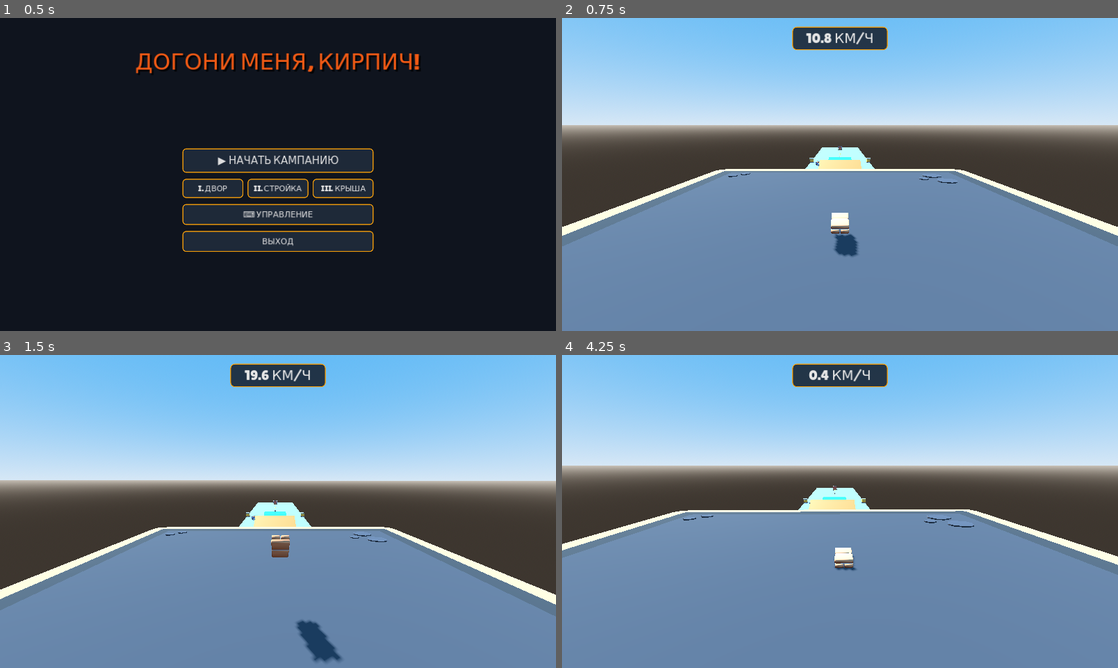
Above: before the commit, frames 1-4 (two rows, left to right).
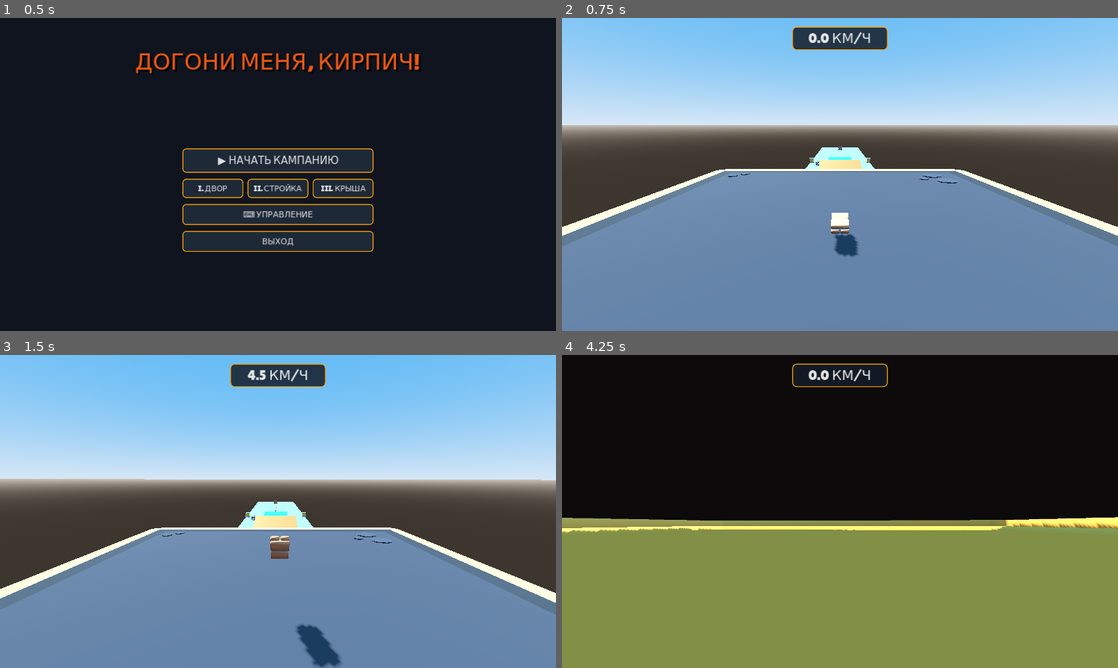
Above: after the commit, the same moments.

Repository: coca-in-a-cola/kirpych
Game: Godot game, scene res://src/ui/main_menu.tscn
Two runs of this game, one before a commit and one after it. Both use one fixed random seed, a clock stepped at 60 frames per second and the inputs below.
Inputs (mouse positions are in pixels of both pictures, inside the frame that each line leads up to):
- Up to frame 1 (0.5 s): no input
- Up to frame 2 (0.75 s): click "▶ НАЧАТЬ КАМПАНИЮ" at 0.5 s
- Up to frame 3 (1.5 s): move the mouse to (400, 495) at 1.27 s; hold D (move_right) from 1.28 s (still down); hold Space (jump) from 1.28 s (still down); click (400, 495) at 1.42 s
- Up to frame 4 (4.25 s): release D (move_right) at 2 s; release Space (jump) at 2 s; drag from (728, 527) to (812, 574) at 2.02 s; move the mouse to (895, 442) at 2.77 s; hold D (move_right) 2.78-3.5 s; hold Space (jump) 2.78-3.5 s; drag from (812, 574) to (673, 464) at 3.52 s

Frame 1 is identical in both runs. In frame 2, 0.3% of the frame differs, in the area x 43-56%, y 4-9%; in frame 3, 2.1%; in frame 4, 100%, in the area x 0-100%, y 0-100%.

Commit message:
fix(controller): eliminate illegal speed gain from carving/renormalization, enforce GDD weak-input physics
brick.gd (GDD 0.4 section 4: input is a weak force, slopes/mechanisms are the speed source,
velocity is never renormalised):
- Remove velocity renormalisation and the 1.5x lateral drift boost. Lateral input now only
  rotates the existing horizontal velocity (magnitude preserved, angle = atan2(a*dt, v)), so
  carving redirects momentum and friction bleeds it; it can never add kinetic energy.
- Self-propulsion thrust fades linearly to zero at self_propel_max_speed (9 m/s) along the
  heading; braking keeps full force. Same force on ground and in air (GDD 3.3).
- Ground friction is speed-dependent: mu * (1 + v / friction_speed_ref), scaled by the
  surface coefficient (awnings stay slick) and the existing downhill glide factor. Pure
  drag strong enough to cap WASD at ~22 km/h would also cap slopes, hence the thrust fade.
- Slope pull is real projected gravity g*sin(angle); slope_accel_factor (1.8x) removed.
- Stability clamp limits the horizontal vector length (was per-axis: 56.3 m/s diagonal leak).
- get_speed_kmh() reports horizontal X/Z speed only (falling no longer spikes the HUD).
- ground_friction export is now actually used to seed current_friction.

controller_probe.gd: add hold-W profile, carve monotonicity, slalom, bunny-hop, diagonal
clamp, falling speedometer, coyote/jump-buffer timing and 20-degree slope checks.

Probe before -> after: hold W 8 s 144.0 -> 21.3 km/h (plateau 21.3 from 7 s); carve D 3 s
19.91 -> 24.46 m/s became 19.81 -> 10.00 (0 frames with speed gain); diagonal clamp
56.3 -> 39.7 m/s; falling speedo 93.8 -> 10.6 km/h; jump apex 2.08 m / air 0.97 s,
coyote 0.10 s fires / 0.20 s does not, jump buffer 0.08 s fires / 0.25 s does not: unchanged.

Verified via godot-xvfb --headless: tests/test_brick_physics.gd, test_level_02.gd,
test_level_03.gd, test_campaign_flow.gd all exit 0, all green, no assertions changed.

Task: t_kp_13

Co-authored-by: Tyler <tyler@agents.mice.zone>
Co-authored-by: Дмитрий Дронов <coca-in-a-cola@protonmail.com>

Diff:
--- a/src/entities/brick/brick.gd
+++ b/src/entities/brick/brick.gd
@@ -1,24 +1,29 @@
 class_name BrickController
 extends CharacterBody3D
 
-## Living Brick controller implementing inertia, sliding, jump flip, and speed metrics per GDD 0.4
+## Living Brick controller implementing inertia, sliding, jump flip, and speed metrics per GDD 0.4.
+## GDD 4: player input is a WEAK force that never sets speed; gravity along slopes and mechanisms
+## (tires, conveyors, lifts) are the primary speed source. Velocity is never renormalised.
 signal speed_changed(speed_kmh: float)
 signal jumped()
 signal bounced()
 signal landed(impact_velocity: float)
 
-@export var control_accel: float = 8.5          ## Weak steering acceleration (GDD: input doesn't set speed)
-@export var ground_friction: float = 1.8         ## Low sliding friction on flat surfaces
+@export var control_accel: float = 7.0          ## Peak self-propulsion force at rest (m/s^2), identical on ground and in air (GDD 3.3)
+@export var self_propel_max_speed: float = 9.0  ## Input thrust fades linearly to zero at this speed along the input direction (m/s)
+@export var ground_friction: float = 1.8         ## Base sliding friction (m/s^2) of a standard surface at rest
+@export var friction_speed_ref: float = 18.0     ## Speed (m/s) at which sliding friction doubles: f = mu * (1 + v / ref)
 @export var air_drag: float = 0.15              ## Minimal air drag (GDD: equal air control, no artificial penalty)
 @export var gravity: float = 18.0               ## Crisp world gravity
 @export var jump_impulse: float = 8.5           ## Instant vertical impulse
-@export var max_safe_speed: float = 40.0        ## Safety clamping speed (m/s) ~ 144 km/h
+@export var max_safe_speed: float = 40.0        ## Simulation-stability limit on |horizontal velocity| and |vertical velocity| (m/s) ~ 144 km/h
 
 ## Ghostrunner / Surf standard responsive tuning
 @export var coyote_time: float = 0.15           ## 0.15s window after leaving floor where jump still triggers
 @export var jump_buffer_time: float = 0.12      ## 0.12s window before landing where pressing jump buffers input
-@export var slope_accel_factor: float = 1.8     ## Gravitational acceleration multiplier along slopes
-@export var drift_responsiveness: float = 1.5   ## Lateral drift carving factor at high speeds
+
+## Below this horizontal speed input is applied as a plain vector force (no heading to steer yet)
+const STEER_MIN_SPEED: float = 0.5
 
 @onready var visual_root: Node3D = $VisualRoot
 @onready var input_controller: InputController = $InputController
@@ -41,6 +46,7 @@
 	floor_snap_length = 0.35
 	floor_constant_speed = false
 	floor_max_angle = deg_to_rad(65.0)
+	current_friction = ground_friction
 
 func _physics_process(delta: float) -> void:
 	var on_floor: bool = is_on_floor()
@@ -58,52 +64,28 @@
 	was_on_floor_last_frame = on_floor
 	previous_vertical_speed = velocity.y
 
-	# 2. Gravity & Slope acceleration
+	# 2. Gravity & slope acceleration
 	if not on_floor:
 		velocity.y -= gravity * delta
 	else:
-		# Smooth slope acceleration down inclines
+		# Real projected gravity: the component of g along the floor plane is g * sin(angle).
 		var floor_normal: Vector3 = get_floor_normal()
 		var slope_angle: float = floor_normal.angle_to(Vector3.UP)
 		if slope_angle > 0.04:
 			var slope_dir: Vector3 = Vector3.DOWN.slide(floor_normal).normalized()
-			var slope_pull: float = gravity * sin(slope_angle) * slope_accel_factor
-			velocity += slope_dir * slope_pull * delta
-
-	# 3. Camera-relative input steering with lateral drift
+			velocity += slope_dir * (gravity * sin(slope_angle)) * delta
+
+	# 3. Camera-relative weak input force
 	var cam: Camera3D = get_viewport().get_camera_3d() if get_viewport() else null
 	var cam_basis: Basis = cam.global_transform.basis if cam else Basis.IDENTITY
 	var steer_dir: Vector3 = Vector3.ZERO
 	if input_controller:
 		steer_dir = input_controller.get_movement_vector(cam_basis)
 
-	var horiz_vel: Vector2 = Vector2(velocity.x, velocity.z)
-	var speed: float = horiz_vel.length()
-
 	if steer_dir.length_squared() > 0.001:
-		var desired_steer_2d: Vector2 = Vector2(steer_dir.x, steer_dir.z).normalized()
-		if speed > 2.0:
-			# Lateral drift: steering deflects velocity smoothly without snapping
-			var current_heading: Vector2 = horiz_vel.normalized()
-			var lateral_normal: Vector2 = Vector2(-current_heading.y, current_heading.x)
-			var lateral_input: float = desired_steer_2d.dot(lateral_normal)
-			var forward_input: float = desired_steer_2d.dot(current_heading)
-
-			var drift_force: Vector2 = lateral_normal * (lateral_input * control_accel * drift_responsiveness * delta)
-			var throttle_force: Vector2 = current_heading * (forward_input * control_accel * delta)
-			horiz_vel += drift_force + throttle_force
-
-			# Surf standard: maintain momentum while drifting / carving
-			if forward_input >= -0.1 and horiz_vel.length() < speed:
-				horiz_vel = horiz_vel.normalized() * speed
-
-			velocity.x = horiz_vel.x
-			velocity.z = horiz_vel.y
-		else:
-			velocity.x += steer_dir.x * control_accel * delta
-			velocity.z += steer_dir.z * control_accel * delta
-
-	# 4. Surface Friction
+		_apply_input_force(Vector2(steer_dir.x, steer_dir.z).normalized(), delta)
+
+	# 4. Surface friction (speed-dependent) / air drag
 	if on_floor:
 		var h_vel: Vector2 = Vector2(velocity.x, velocity.z)
 		var spd: float = h_vel.length()
@@ -117,14 +99,17 @@
 				# Reduce drag when sliding downhill for surf glide
 				eff_friction = lerp(current_friction, current_friction * 0.15, downslope_dot)
 
-			var decel: float = eff_friction * delta
+			# Friction grows with speed so flat ground has a natural low equilibrium for self-propulsion
+			# and long flat coasts bleed off; it scales with the surface coefficient (awnings stay slick).
+			var decel: float = eff_friction * (1.0 + spd / friction_speed_ref) * delta
 			h_vel = h_vel.move_toward(Vector2.ZERO, decel)
 			velocity.x = h_vel.x
 			velocity.z = h_vel.y
 	else:
-		# Minimal air resistance
-		velocity.x = move_toward(velocity.x, 0.0, air_drag * delta)
-		velocity.z = move_toward(velocity.z, 0.0, air_drag * delta)
+		# Minimal air resistance, applied to the horizontal vector (not per axis)
+		var a_vel: Vector2 = Vector2(velocity.x, velocity.z).move_toward(Vector2.ZERO, air_drag * delta)
+		velocity.x = a_vel.x
+		velocity.z = a_vel.y
 
 	# 5. Jump Handling with Jump Buffer & Coyote Time
 	if input_controller and input_controller.consume_jump():
@@ -142,7 +127,7 @@
 			audio_jump.play()
 		jumped.emit()
 
-	# 6. External Boosts (from bouncy tires / mechanisms)
+	# 6. External Boosts (from bouncy tires / mechanisms) — primary speed source, not input-limited
 	if external_boost != Vector3.ZERO:
 		velocity += external_boost
 		external_boost = Vector3.ZERO
@@ -150,9 +135,9 @@
 			audio_bounce.play()
 		bounced.emit()
 
-	# Clamping for simulation stability
-	velocity = velocity.clamp(Vector3(-max_safe_speed, -max_safe_speed, -max_safe_speed),
-							  Vector3(max_safe_speed, max_safe_speed, max_safe_speed))
+	# Simulation-stability clamp: limit the horizontal VECTOR length (no diagonal leak), vertical separately.
+	var horiz: Vector2 = Vector2(velocity.x, velocity.z).limit_length(max_safe_speed)
+	velocity = Vector3(horiz.x, clampf(velocity.y, -max_safe_speed, max_safe_speed), horiz.y)
 
 	move_and_slide()
 
@@ -171,6 +156,45 @@
 	# 8. Speedometer report
 	speed_changed.emit(get_speed_kmh())
 
+## Applies the weak control force (same on ground and in air, GDD 3.3).
+## - Thrust along the current heading fades to zero at self_propel_max_speed: input alone cannot
+##   push the brick fast; slopes and mechanisms can, because their acceleration is not faded.
+## - Braking (input against the heading) always gets the full force.
+## - The lateral component only ROTATES the existing velocity (magnitude preserved) by the angle
+##   the same force would deflect it, so carving redirects momentum and never adds kinetic energy.
+##   Turning gets slower at high speed purely from inertia (angle ~ a*dt / v), per the GDD
+##   acceptance rule "harder to turn at speed because of inertia, not artificial control cuts".
+func _apply_input_force(wish: Vector2, delta: float) -> void:
+	var horiz_vel: Vector2 = Vector2(velocity.x, velocity.z)
+	var speed: float = horiz_vel.length()
+	var dv: float = control_accel * delta
+
+	if speed < STEER_MIN_SPEED:
+		horiz_vel += wish * dv * _propulsion_factor(maxf(horiz_vel.dot(wish), 0.0))
+	else:
+		var heading: Vector2 = horiz_vel / speed
+		var along: float = wish.dot(heading)
+		var lateral: Vector2 = wish - heading * along
+
+		var new_speed: float = speed
+		if along > 0.0:
+			new_speed += along * dv * _propulsion_factor(speed)
+		else:
+			new_speed += along * dv  # full braking force
+
+		var lateral_len: float = lateral.length()
+		if lateral_len > 0.0001:
+			var turn: float = atan2(lateral_len * dv, speed)
+			heading = heading.rotated(signf(heading.cross(lateral)) * turn)
+
+		horiz_vel = heading * new_speed
+
+	velocity.x = horiz_vel.x
+	velocity.z = horiz_vel.y
+
+func _propulsion_factor(speed_along_input: float) -> float:
+	return clampf(1.0 - speed_along_input / self_propel_max_speed, 0.0, 1.0)
+
 func trigger_decorative_flip() -> void:
 	is_flipping = true
 	flip_progress = 0.0
@@ -181,5 +205,6 @@
 func set_surface_friction(f: float) -> void:
 	current_friction = f
 
+## Horizontal (X/Z) speed only — falling must not spike the speedometer.
 func get_speed_kmh() -> float:
-	return velocity.length() * 3.6
+	return Vector2(velocity.x, velocity.z).length() * 3.6
--- a/tools/audit/controller_probe.gd
+++ b/tools/audit/controller_probe.gd
@@ -132,6 +132,16 @@
 	var air_dv: float = brick.velocity.z - v_a
 	print("PROBE|ACCEL_W_0.5s|ground_dv=%.2f|air_dv=%.2f" % [ground_dv, air_dv])
 
+	# 6b. Same comparison from rest (input force parity, away from the flat-ground equilibrium).
+	await _reset(Vector3(0, 0.05, 0), Vector3.ZERO)
+	ic.set("current_direction", InputCtl.Direction.FORWARD)
+	await _steps(30)
+	var ground_dv0: float = _hspeed()
+	await _reset(Vector3(0, 30, 0), Vector3.ZERO)
+	ic.set("current_direction", InputCtl.Direction.FORWARD)
+	await _steps(30)
+	print("PROBE|ACCEL_W_0.5s_FROM_REST|ground_dv=%.2f|air_dv=%.2f|ratio=%.2f" % [ground_dv0, _hspeed(), ground_dv0 / maxf(_hspeed(), 0.001)])
+
 	# 7. Camera input-basis drift purely from lateral position (GDD 2.6/5: no hidden WASD basis change).
 	for x in [0.0, 4.0, 8.0, 11.0]:
 		await _reset(Vector3(x, 0.05, 10), Vector3.ZERO)
@@ -143,7 +153,7 @@
 			x, cam.global_position.x, fwd.x, fwd.z, rad_to_deg(atan2(fwd.x, fwd.z))])
 
 	# 8. Coyote: walk off a ledge and press jump 0.1 s later.
-	print("PROBE|DIAG|coyote_time=%.2f|jump_buffer=%.2f|max_safe_speed=%.1f(per-axis clamp)" % [
+	print("PROBE|DIAG|coyote_time=%.2f|jump_buffer=%.2f|max_safe_speed=%.1f" % [
 		brick.get("coyote_time"), brick.get("jump_buffer_time"), brick.get("max_safe_speed")])
 
 	# 9. Per-axis clamp leak: diagonal speed allowed above max_safe_speed.
@@ -151,5 +161,133 @@
 	await _steps(1)
 	print("PROBE|CLAMP_DIAGONAL|hspeed_after_clamp=%.1f m/s (max_safe_speed=40)" % _hspeed())
 
+	# --- t_kp_13 extensions -------------------------------------------------------------
+	# 10. Flat hold-W speed profile: must plateau, not keep climbing.
+	await _reset()
+	ic.set("current_direction", InputCtl.Direction.FORWARD)
+	var profile: Array[String] = []
+	for i in 600:
+		await physics_frame
+		if (i + 1) % 60 == 0:
+			profile.append("%.1f" % (_hspeed() * 3.6))
+	print("PROBE|FLAT_HOLD_W_PROFILE_kmh_per_s|%s" % ",".join(profile))
+
+	# 11. Carve monotonicity: hold D / A from 20 m/s; count frames where speed increased.
+	for dir in [InputCtl.Direction.RIGHT, InputCtl.Direction.LEFT]:
+		await _reset(Vector3(0, 0.05, 0), Vector3(0, 0, 20))
+		ic.set("current_direction", dir)
+		var prev: float = _hspeed()
+		var start: float = prev
+		var peak: float = prev
+		var up_frames: int = 0
+		for i in 180:
+			await physics_frame
+			var s: float = _hspeed()
+			if s > prev + 1e-4:
+				up_frames += 1
+			peak = maxf(peak, s)
+			prev = s
+		print("PROBE|CARVE_MONOTONIC|dir=%d|start=%.3f|peak=%.3f|end=%.3f|frames_speed_increased=%d" % [dir, start, peak, prev, up_frames])
+
+	# 12. Slalom A/D alternating every 0.5 s for 4 s from 20 m/s: no net gain allowed.
+	await _reset(Vector3(0, 0.05, 0), Vector3(0, 0, 20))
+	var sl_start: float = _hspeed()
+	var sl_peak: float = sl_start
+	for i in 240:
+		ic.set("current_direction", InputCtl.Direction.LEFT if (i / 30) % 2 == 0 else InputCtl.Direction.RIGHT)
+		await physics_frame
+		sl_peak = maxf(sl_peak, _hspeed())
+	print("PROBE|SLALOM_4s_FROM_72kmh|start=%.3f|peak=%.3f|end=%.3f" % [sl_start, sl_peak, _hspeed()])
+
+	# 13. Bunny-hop: hold W and re-jump on every landing for 10 s (input-only, must stay bounded).
+	await _reset()
+	ic.set("current_direction", InputCtl.Direction.FORWARD)
+	var bh_peak: float = 0.0
+	for i in 600:
+		if brick.is_on_floor():
+			ic.set("jump_requested", true)
+		await physics_frame
+		bh_peak = maxf(bh_peak, _hspeed())
+	print("PROBE|BUNNYHOP_W_10s|peak_kmh=%.1f|final_kmh=%.1f" % [bh_peak * 3.6, _hspeed() * 3.6])
+
+	# 14. Diagonal clamp from a large impulse (e.g. stacked mechanism boosts).
+	await _reset(Vector3(0, 0.05, 0), Vector3(60, 0, 60))
+	await _steps(1)
+	print("PROBE|CLAMP_DIAGONAL_60_60|hspeed_after_clamp=%.2f m/s" % _hspeed())
+
+	# 15. Speedometer must report horizontal speed only (falling must not spike km/h).
+	await _reset(Vector3(0, 60, 0), Vector3(3, -25, 0))
+	await _steps(1)
+	print("PROBE|SPEEDO_WHILE_FALLING|vy=%.1f|hspeed_kmh=%.1f|get_speed_kmh=%.1f" % [
+		brick.velocity.y, _hspeed() * 3.6, brick.get_speed_kmh()])
+
+	# 16. Coyote time: slide off a ledge, press jump N s after leaving the floor.
+	var ledge := StaticBody3D.new()
+	ledge.collision_layer = 2
+	var lcs := CollisionShape3D.new()
+	var lbox := BoxShape3D.new()
+	lbox.size = Vector3(4, 1, 4)
+	lcs.shape = lbox
+	ledge.add_child(lcs)
+	ledge.position = Vector3(-1000, 49.5, 0)
+	root.add_child(ledge)
+	for delay in [0.10, 0.20]:
+		await _reset(Vector3(-1000, 50.05, 0), Vector3(0, 0, 4))
+		var off_frames: int = -1
+		var jumped_vy: float = 0.0
+		for i in 120:
+			await physics_frame
+			if off_frames < 0 and not brick.is_on_floor():
+				off_frames = 0
+			elif off_frames >= 0:
+				off_frames += 1
+				if off_frames == int(round(delay * 60.0)):
+					ic.set("jump_requested", true)
+				jumped_vy = maxf(jumped_vy, brick.velocity.y)
+		print("PROBE|COYOTE|press_after_leaving=%.2fs|jump_fired=%s|max_vy=%.2f" % [delay, str(jumped_vy > 1.0), jumped_vy])
+
+	# 17. Jump buffer: drop from 2 m and press jump N s before predicted touchdown.
+	for early in [0.08, 0.25]:
+		var drop_h: float = 2.0
+		var t_land: float = sqrt(2.0 * drop_h / float(brick.get("gravity")))
+		await _reset(Vector3(0, drop_h + 0.05, 0), Vector3.ZERO)
+		brick.global_position = Vector3(0, drop_h + 0.05, 0)
+		brick.velocity = Vector3.ZERO
+		var press_frame: int = int(round((t_land - early) * 60.0))
+		var landed_frame: int = -1
+		var fired: bool = false
+		for i in 150:
+			if i == press_frame:
+				ic.set("jump_requested", true)
+			await physics_frame
+			if landed_frame < 0 and brick.is_on_floor():
+				landed_frame = i
+			if landed_frame >= 0 and i <= landed_frame + 3 and brick.velocity.y > 1.0:
+				fired = true
+		print("PROBE|JUMP_BUFFER|pressed_before_touchdown=%.2fs|jump_fired_on_landing=%s" % [early, str(fired)])
+
+	# 18. Slope (no input): real projected gravity must still drive speed far past the input cap.
+	var slope := StaticBody3D.new()
+	slope.collision_layer = 2
+	var scs := CollisionShape3D.new()
+	var sbox := BoxShape3D.new()
+	sbox.size = Vector3(20, 1, 600)
+	scs.shape = sbox
+	slope.add_child(scs)
+	var ang: float = deg_to_rad(20.0)
+	slope.position = Vector3(1000, 0, 0)
+	slope.rotation = Vector3(ang, 0, 0)
+	root.add_child(slope)
+	var n: Vector3 = Vector3(0, cos(ang), sin(ang))
+	var downhill: Vector3 = Vector3(0, -sin(ang), cos(ang))
+	await _reset(slope.position + n * 0.55 - downhill * 200.0, Vector3.ZERO)
+	var slope_on_floor_frames: int = 0
+	for i in 180:
+		await physics_frame
+		if brick.is_on_floor():
+			slope_on_floor_frames += 1
+	print("PROBE|SLOPE_20deg_3s_NO_INPUT|speed_3d=%.2f m/s|hspeed_kmh=%.1f|on_floor_frames=%d/180|ideal_g_sin=%.2f m/s^2" % [
+		brick.velocity.length(), _hspeed() * 3.6, slope_on_floor_frames, float(brick.get("gravity")) * sin(ang)])
+
 	print("PROBE|END")
 	quit(0)
